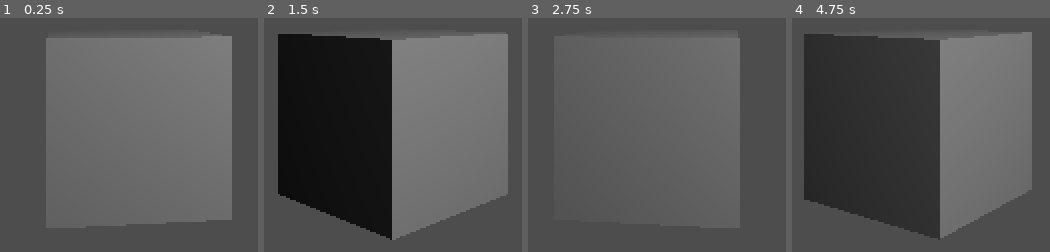
Above: before the commit, frames 1-4 (left to right).
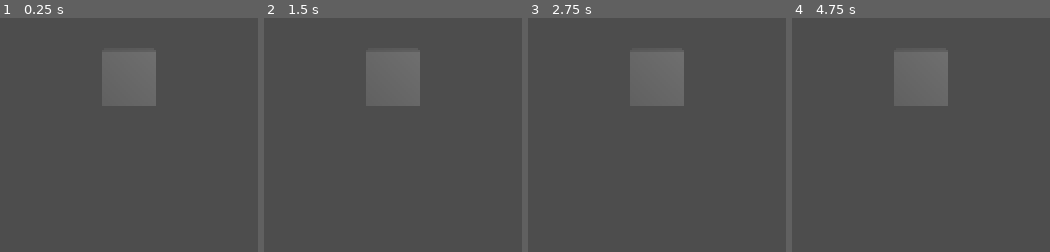
Above: after the commit, the same moments.

Repository: NoTeuE/project-drip
Game: Godot game, scene res://debug/debug_scenes/debug_scene.tscn
Same seed, same stepped clock (60 frames per second), same inputs: the game is played once before the commit and once after it.
Inputs (mouse positions are in pixels of both pictures, inside the frame that each line leads up to):
- Up to frame 1 (0.25 s): no input
- Up to frame 2 (1.5 s): move the mouse to (outside the picture) at 0.52 s; hold D (move_right, bound only after the commit) 0.53-1.28 s; hold Down (aim_down, bound only after the commit) 0.53-1.28 s; tap Left (aim_left, bound only after the commit) at 0.8, 1.35 s; move the mouse to (outside the picture) at 1.27 s; hold S (move_down, bound only after the commit) from 1.28 s (still down)
- Up to frame 3 (2.75 s): tap Right (aim_right, bound only after the commit) at 1.55 s; move the mouse to (outside the picture) at 2.02 s; release S (move_down, bound only after the commit) at 2.03 s; hold D (move_right, bound only after the commit) from 2.03 s (still down); hold Right (aim_right, bound only after the commit) from 2.03 s (still down); tap Up (aim_up, bound only after the commit) at 2.3 s
- Up to frame 4 (4.75 s): move the mouse to (841, 184) at 2.77 s; release D (move_right, bound only after the commit) at 2.78 s; release Right (aim_right, bound only after the commit) at 2.78 s; hold W (move_up, bound only after the commit) 2.78-3.53 s; tap Up (aim_up, bound only after the commit) at 2.85 s; right-click (841, 184) at 3.05 s; move the mouse to (outside the picture) at 3.52 s; press the mouse at (outside the picture) at 3.53 s; hold A (move_left, bound only after the commit) from 3.53 s (still down); right-click (outside the picture) at 3.6 s; move the mouse to (outside the picture) at 4.27 s; release the mouse at (outside the picture) at 4.28 s; click (outside the picture) at 4.35 s; tap Down (aim_down, bound only after the commit) at 4.55 s

The runs differ from the first frame. In frame 1, 47% of the frame differs, in the area x 17-90%, y 7-89%; in frame 2, 66%; in frame 3, 10%; in frame 4, 67%, in the area x 4-94%, y 5-95%.

Commit message:
Add files via upload
This commit should hopefully give a system of file structure, aka, tell people where to plug their files in to be used in development of the game. I've also included README files for the folders for the sake of guidance of structure.

All of this is entirely open to advice / recommendations / requests / etc.

Diff:
--- a/debug/debug_scenes/debug_scene.tscn
+++ b/debug/debug_scenes/debug_scene.tscn
@@ -1,29 +1,15 @@
-[gd_scene load_steps=4 format=3 uid="uid://bkctrsxngbvr6"]
+[gd_scene load_steps=2 format=3 uid="uid://bkctrsxngbvr6"]
 
-[ext_resource type="Script" uid="uid://btnp0cujqw7xa" path="res://debug/debug_scripts/debug_script.gd" id="1_buvqh"]
-
-[sub_resource type="BoxShape3D" id="BoxShape3D_063nk"]
-size = Vector3(2, 2, 2)
-
-[sub_resource type="BoxMesh" id="BoxMesh_buvqh"]
-size = Vector3(2, 2, 2)
+[ext_resource type="PackedScene" uid="uid://dqsdu2lqrtajr" path="res://scenes/player.tscn" id="1_buvqh"]
 
 [node name="Debug Scene" type="Node3D"]
 
 [node name="Camera3D" type="Camera3D" parent="."]
-transform = Transform3D(1, 0, 0, 0, 1, 0, 0, 0, 1, 0, 1.3474836, 7.256714)
+transform = Transform3D(1, 0, 0, 0, 1, 0, 0, 0, 1, 0, 1.3474836, 11.256714)
 
 [node name="OmniLight3D" type="OmniLight3D" parent="."]
 transform = Transform3D(1, 0, 0, 0, 1, 0, 0, 0, 1, 5.945819, 5.7191057, 7.8168564)
 light_energy = 9.519
 omni_range = 19.293
 
-[node name="CharacterBody3D" type="CharacterBody3D" parent="."]
-script = ExtResource("1_buvqh")
-
-[node name="CollisionShape3D" type="CollisionShape3D" parent="CharacterBody3D"]
-shape = SubResource("BoxShape3D_063nk")
-
-[node name="MeshInstance3D" type="MeshInstance3D" parent="CharacterBody3D"]
-mesh = SubResource("BoxMesh_buvqh")
-skeleton = NodePath("../..")
+[node name="Player" parent="." instance=ExtResource("1_buvqh")]
--- a/debug/debug_scripts/debug_script.gd
+++ b/debug/debug_scripts/debug_script.gd
@@ -1,5 +1,8 @@
 extends Node3D
 
-# Rotate the cube
+# Move the cube
 func _process(delta: float) -> void:
-	self.rotation.y += (PI/6)*delta
+	if(Input.is_action_pressed("move_up")) : position.y += .2
+	if(Input.is_action_pressed("move_down")) : position.y -= .2
+	if(Input.is_action_pressed("move_right")) : position.x += .2
+	if(Input.is_action_pressed("move_left")) : position.x -= .2
--- /dev/null
+++ b/debug/debug_sprites/icon.svg
@@ -0,0 +1 @@
+<svg xmlns="http://www.w3.org/2000/svg" width="128" height="128"><rect width="124" height="124" x="2" y="2" fill="#363d52" stroke="#212532" stroke-width="4" rx="14"/><g fill="#fff" transform="translate(12.322 12.322)scale(.101)"><path d="M105 673v33q407 354 814 0v-33z"/><path fill="#478cbf" d="m105 673 152 14q12 1 15 14l4 67 132 10 8-61q2-11 15-15h162q13 4 15 15l8 61 132-10 4-67q3-13 15-14l152-14V427q30-39 56-81-35-59-83-108-43 20-82 47-40-37-88-64 7-51 8-102-59-28-123-42-26 43-46 89-49-7-98 0-20-46-46-89-64 14-123 42 1 51 8 102-48 27-88 64-39-27-82-47-48 49-83 108 26 42 56 81zm0 33v39c0 276 813 276 814 0v-39l-134 12-5 69q-2 10-14 13l-162 11q-12 0-16-11l-10-65H446l-10 65q-4 11-16 11l-162-11q-12-3-14-13l-5-69z"/><path d="M483 600c0 34 58 34 58 0v-86c0-34-58-34-58 0z"/><circle cx="725" cy="526" r="90"/><circle cx="299" cy="526" r="90"/></g><g fill="#414042" transform="translate(12.322 12.322)scale(.101)"><circle cx="307" cy="532" r="60"/><circle cx="717" cy="532" r="60"/></g></svg>
--- a/project.godot
+++ b/project.godot
@@ -13,7 +13,65 @@
 config/name="Project Drip"
 run/main_scene="uid://bkctrsxngbvr6"
 config/features=PackedStringArray("4.5", "GL Compatibility")
-config/icon="res://icon.svg"
+config/icon="res://debug/debug_sprites/icon.svg"
+
+[display]
+
+window/size/viewport_width=1920
+window/size/viewport_height=1080
+
+[input]
+
+move_up={
+"deadzone": 0.2,
+"events": [Object(InputEventKey,"resource_local_to_scene":false,"resource_name":"","device":-1,"window_id":0,"alt_pressed":false,"shift_pressed":false,"ctrl_pressed":false,"meta_pressed":false,"pressed":false,"keycode":0,"physical_keycode":87,"key_label":0,"unicode":119,"location":0,"echo":false,"script":null)
+]
+}
+move_down={
+"deadzone": 0.2,
+"events": [Object(InputEventKey,"resource_local_to_scene":false,"resource_name":"","device":-1,"window_id":0,"alt_pressed":false,"shift_pressed":false,"ctrl_pressed":false,"meta_pressed":false,"pressed":false,"keycode":0,"physical_keycode":83,"key_label":0,"unicode":115,"location":0,"echo":false,"script":null)
+]
+}
+move_left={
+"deadzone": 0.2,
+"events": [Object(InputEventKey,"resource_local_to_scene":false,"resource_name":"","device":-1,"window_id":0,"alt_pressed":false,"shift_pressed":false,"ctrl_pressed":false,"meta_pressed":false,"pressed":false,"keycode":0,"physical_keycode":65,"key_label":0,"unicode":97,"location":0,"echo":false,"script":null)
+]
+}
+move_right={
+"deadzone": 0.2,
+"events": [Object(InputEventKey,"resource_local_to_scene":false,"resource_name":"","device":-1,"window_id":0,"alt_pressed":false,"shift_pressed":false,"ctrl_pressed":false,"meta_pressed":false,"pressed":false,"keycode":0,"physical_keycode":68,"key_label":0,"unicode":100,"location":0,"echo":false,"script":null)
+]
+}
+aim_up={
+"deadzone": 0.2,
+"events": [Object(InputEventKey,"resource_local_to_scene":false,"resource_name":"","device":-1,"window_id":0,"alt_pressed":false,"shift_pressed":false,"ctrl_pressed":false,"meta_pressed":false,"pressed":false,"keycode":0,"physical_keycode":4194320,"key_label":0,"unicode":0,"location":0,"echo":false,"script":null)
+]
+}
+aim_down={
+"deadzone": 0.2,
+"events": [Object(InputEventKey,"resource_local_to_scene":false,"resource_name":"","device":-1,"window_id":0,"alt_pressed":false,"shift_pressed":false,"ctrl_pressed":false,"meta_pressed":false,"pressed":false,"keycode":0,"physical_keycode":4194322,"key_label":0,"unicode":0,"location":0,"echo":false,"script":null)
+]
+}
+aim_left={
+"deadzone": 0.2,
+"events": [Object(InputEventKey,"resource_local_to_scene":false,"resource_name":"","device":-1,"window_id":0,"alt_pressed":false,"shift_pressed":false,"ctrl_pressed":false,"meta_pressed":false,"pressed":false,"keycode":0,"physical_keycode":4194319,"key_label":0,"unicode":0,"location":0,"echo":false,"script":null)
+]
+}
+aim_right={
+"deadzone": 0.2,
+"events": [Object(InputEventKey,"resource_local_to_scene":false,"resource_name":"","device":-1,"window_id":0,"alt_pressed":false,"shift_pressed":false,"ctrl_pressed":false,"meta_pressed":false,"pressed":false,"keycode":0,"physical_keycode":4194321,"key_label":0,"unicode":0,"location":0,"echo":false,"script":null)
+]
+}
+shoot={
+"deadzone": 0.2,
+"events": [Object(InputEventMouseButton,"resource_local_to_scene":false,"resource_name":"","device":-1,"window_id":0,"alt_pressed":false,"shift_pressed":false,"ctrl_pressed":false,"meta_pressed":false,"button_mask":0,"position":Vector2(0, 0),"global_position":Vector2(0, 0),"factor":1.0,"button_index":1,"canceled":false,"pressed":false,"double_click":false,"script":null)
+]
+}
+bomb={
+"deadzone": 0.2,
+"events": [Object(InputEventMouseButton,"resource_local_to_scene":false,"resource_name":"","device":-1,"window_id":0,"alt_pressed":false,"shift_pressed":false,"ctrl_pressed":false,"meta_pressed":false,"button_mask":0,"position":Vector2(0, 0),"global_position":Vector2(0, 0),"factor":1.0,"button_index":2,"canceled":false,"pressed":false,"double_click":false,"script":null)
+]
+}
 
 [rendering]
 
--- /dev/null
+++ b/scenes/player.tscn
@@ -0,0 +1,17 @@
+[gd_scene load_steps=4 format=3 uid="uid://dqsdu2lqrtajr"]
+
+[ext_resource type="Script" uid="uid://cl7ht6dtctbeh" path="res://scripts/player.gd" id="1_3vyb7"]
+
+[sub_resource type="BoxShape3D" id="BoxShape3D_g2els"]
+
+[sub_resource type="BoxMesh" id="BoxMesh_qhqgy"]
+
+[node name="Player" type="CharacterBody3D"]
+motion_mode = 1
+script = ExtResource("1_3vyb7")
+
+[node name="CollisionShape3D" type="CollisionShape3D" parent="."]
+shape = SubResource("BoxShape3D_g2els")
+
+[node name="MeshInstance3D" type="MeshInstance3D" parent="."]
+mesh = SubResource("BoxMesh_qhqgy")
--- /dev/null
+++ b/scripts/player.gd
@@ -0,0 +1,35 @@
+## Player ##
+##--------##
+## The player is the CharacterBody3D node the player will take control of.
+
+extends CharacterBody3D
+
+# TODO list!!! #
+#--------------#
+# TODO: Make set control schemes that can be changed in the options menu
+
+# Controls #
+#----------#
+# The player will have access to the following controls:
+# WASD : Move
+# Arrow keys : Aim
+
+func _process(delta: float) -> void:
+	handle_movement(delta)
+	handle_aim(delta)
+	if(Input.is_action_pressed("shoot")) : print("Pew!")
+	if(Input.is_action_just_pressed("bomb")) : print("Kaboom!")
+
+## Handle the WASD movement of the player character
+func handle_movement (delta: float) -> void:
+	if (Input.is_action_pressed("move_up")): print("Move Up")
+	if (Input.is_action_pressed("move_down")): print("Move Down")
+	if (Input.is_action_pressed("move_left")): print("Move Left")
+	if (Input.is_action_pressed("move_right")): print("Move Right")
+
+## Handle the inputs for aiming the reticle
+func handle_aim (delta: float) -> void:
+	if (Input.is_action_pressed("aim_up")) : print("Reticle Up")
+	if (Input.is_action_pressed("aim_down")) : print("Reticle Down")
+	if (Input.is_action_pressed("aim_left")) : print("Reticle Left")
+	if (Input.is_action_pressed("aim_right")) : print("Reticle Right")
Not shown, added: debug/README_Debug.txt
Not shown, added: debug/debug_sprites/icon.svg.import
Not shown, added: models/README_Models.txt
Not shown, added: music/README_Music.txt
Not shown, added: scenes/README_Scenes.txt
Not shown, added: scripts/README_Scripts.txt
Not shown, added: scripts/player.gd.uid
Not shown, added: sfx/README_SFX.txt
Not shown, added: sprites/README_Sprites.txt
